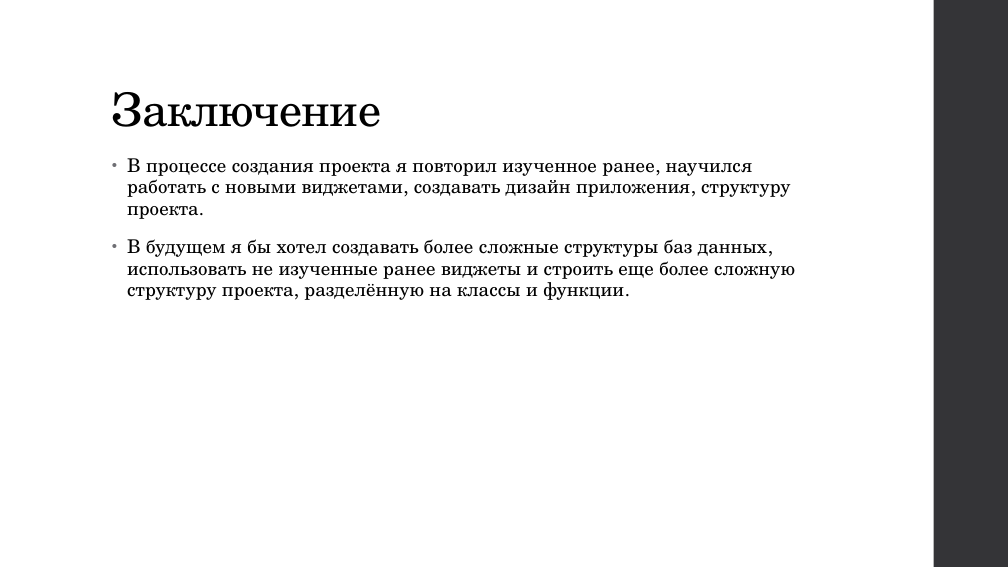
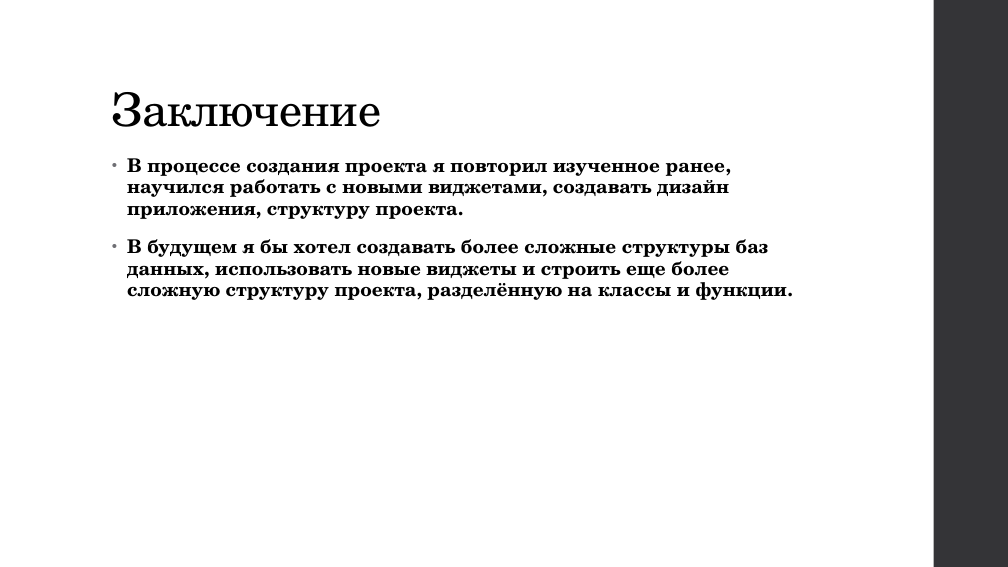
Before and after one commit to Asklit/online_store_public, a slide deck: slide 11 of online_store.pptx. Drawn at 1008x567 pixels with LibreOffice and Linux fonts; fonts in the diff are those of the drawing. Boxes give left, top, right and bottom in pixels: in the first picture for what was removed or moved away, otherwise in the second. Text is boxed around its words. In the diff, an @@ line names an element or a change of style, - is before the commit and + after.

```diff
--- a/online_store.pptx
+++ b/online_store.pptx
@@ text at bbox=[127, 158, 729, 219]: bold on in "В процессе создания проекта я повторил изученное ..." @@
@@ text at bbox=[127, 239, 787, 300]: text changed; bold on @@
-• В будущем я бы хотел создавать более сложные структуры баз данных, использовать не изученные ранее виджеты и строить еще более сложную структуру проекта, разделённую на классы и функции.
+• В будущем я бы хотел создавать более сложные структуры баз данных, использовать новые виджеты и строить еще более сложную структуру проекта, разделённую на классы и функции.
```
Also in this commit, not shown: 3 other slides changed.
